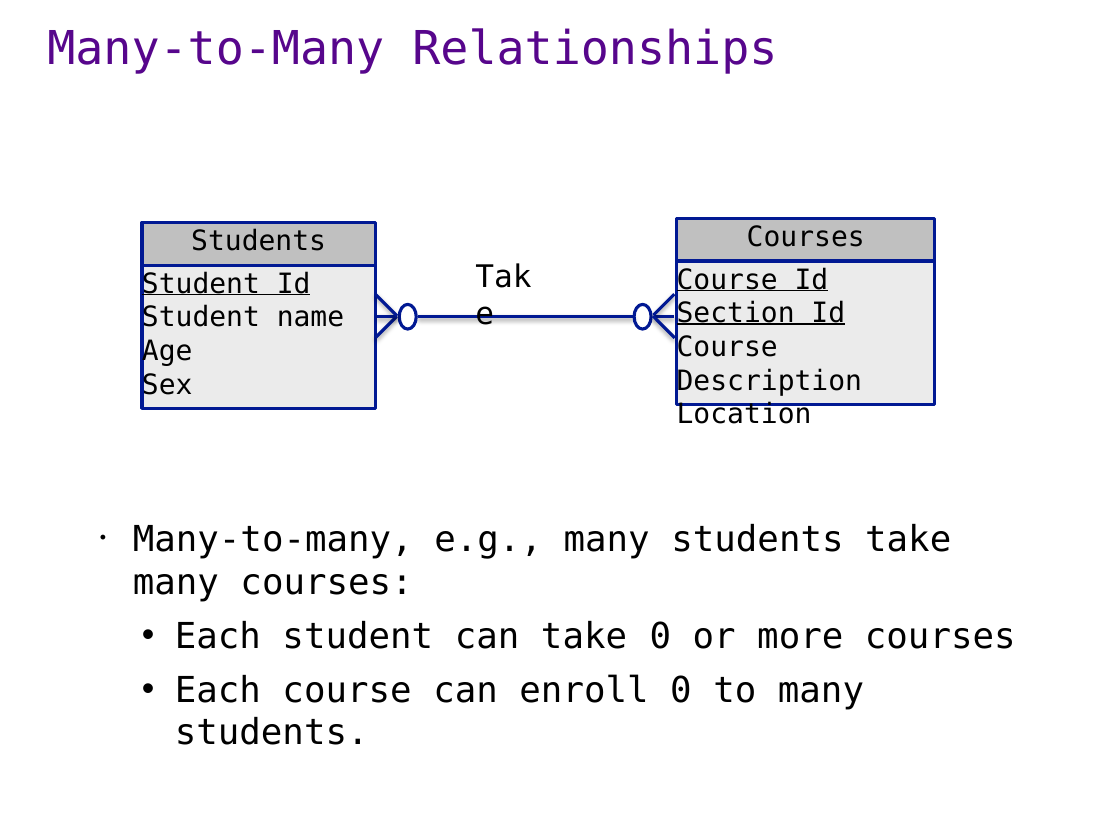
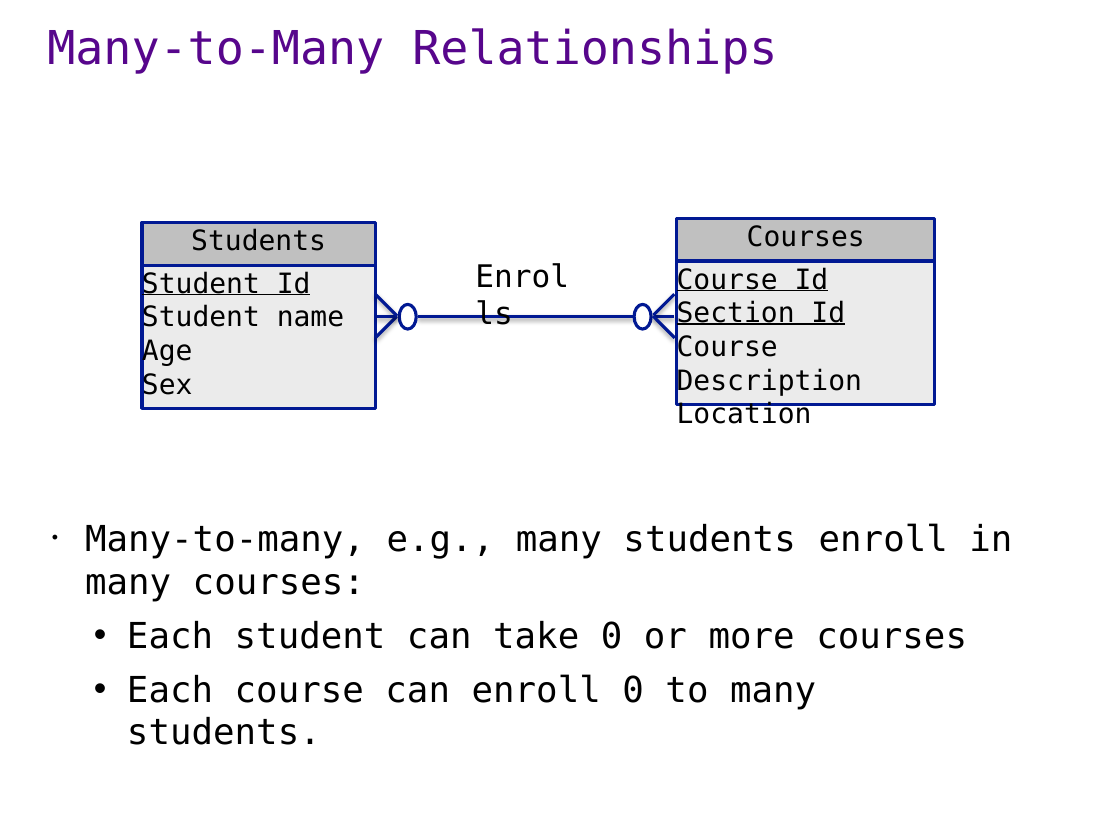
Before and after one commit to ipeirotis/introduction-to-databases, a slide deck: slide 16 of session1/A1-ER_modeling.pptx. Drawn at 1120x840 pixels with LibreOffice and Linux fonts; fonts in the diff are those of the drawing. Boxes give left, top, right and bottom in pixels: in the first picture for what was removed or moved away, otherwise in the second. Text is boxed around its words. In the diff, an @@ line names an element or a change of style, - is before the commit and + after.

```diff
--- a/session1/A1-ER_modeling.pptx
+++ b/session1/A1-ER_modeling.pptx
@@ text "Many-to-many, e.g., many students enroll ...": place and size @@
-text "Many-to-many, e.g., many students enroll ..." at bbox=[133, 523, 1016, 745]
+text "Many-to-many, e.g., many students enroll ..." at bbox=[85, 523, 1012, 745]
@@ text at bbox=[85, 523, 1012, 602]: text changed @@
-• Many-to-many, e.g., many students take many courses:
+• Many-to-many, e.g., many students enroll in many courses:
@@ text at bbox=[865, 523, 951, 552]: text changed @@
-Take
+Enrolls
```
Also in this commit, not shown: 2 other slides changed.
